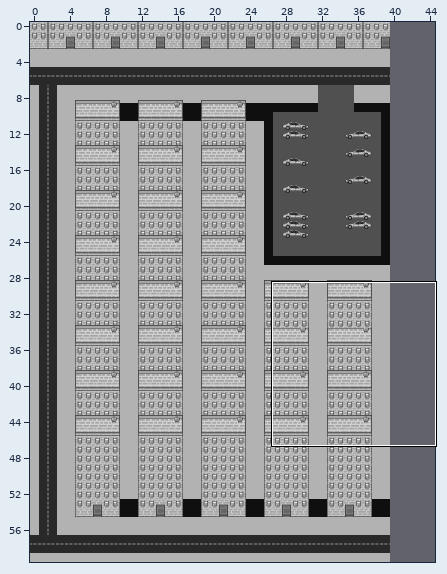
Tiled map (JSON), stored at assets/maps/map_city.json. Above: a wide view before the commit, with the close-up outlined.
Close-up. First the earlier version:
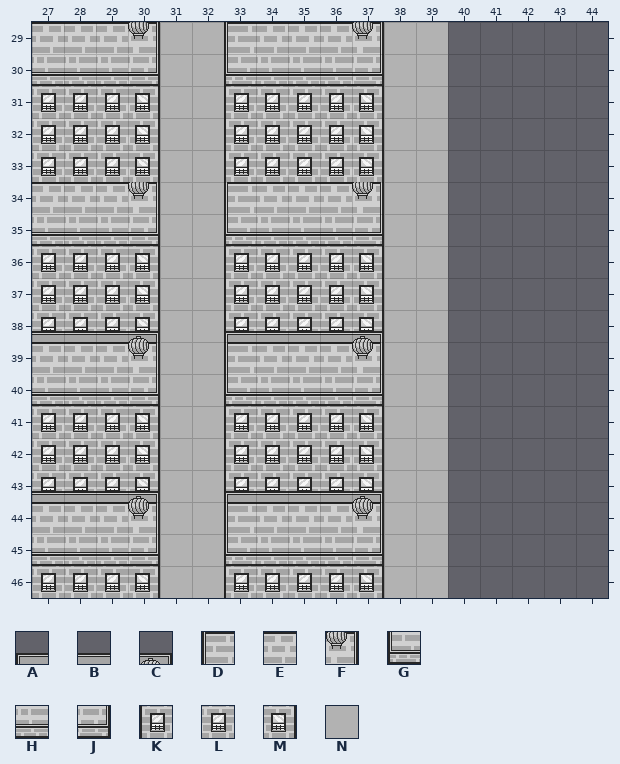
Cells are 32x32 px. Shown: x 27..44, y 29..46. The commit also changed other parts of the map, which this record leaves out. The old version is drawn lined up with the new one.
Key: from "map_city_tileset": A 1, B 2, C 3, D 5, E 6, F 7, G 9, H 10, J 11, K 16, L 18, M 19, N 34.
_ is an empty cell, # one hidden under a higher layer.
Layer "Below" before, first column x 27:
29 ####NN#####NN_____
30 ####NN#####NN_____
31 ####NN#####NN_____
32 ####NN#####NN_____
33 ####NN#####NN_____
34 ####NN#####NN_____
35 ####NN#####NN_____
36 ####NN#####NN_____
37 ####NN#####NN_____
38 ####NN#####NN_____
39 ####NN#####NN_____
40 ####NN#####NN_____
41 ####NN#####NN_____
42 ####NN#####NN_____
43 ####NN#####NN_____
44 ####NN#####NN_____
45 ####NN#####NN_____
46 ####NN#####NN_____
Layer "World" before, first column x 27:
29 EEEF__DEEEF_______
30 HHHJ__GHHHJ_______
31 LLLM__KLLLM_______
32 LLLM__KLLLM_______
33 LLLM__KLLLM_______
34 EEEF__DEEEF_______
35 HHHJ__GHHHJ_______
36 LLLM__KLLLM_______
37 LLLM__KLLLM_______
38 LLLM__KLLLM_______
39 EEEF__DEEEF_______
40 HHHJ__GHHHJ_______
41 LLLM__KLLLM_______
42 LLLM__KLLLM_______
43 LLLM__KLLLM_______
44 EEEF__DEEEF_______
45 HHHJ__GHHHJ_______
46 LLLM__KLLLM_______
Layer "Above" before, first column x 27:
29 __________________
30 __________________
31 __________________
32 __________________
33 __________________
34 __________________
35 __________________
36 __________________
37 __________________
38 BBBC__ABBBC_______
39 __________________
40 __________________
41 __________________
42 __________________
43 BBBC__ABBBC_______
44 __________________
45 __________________
46 __________________
And afterwards:
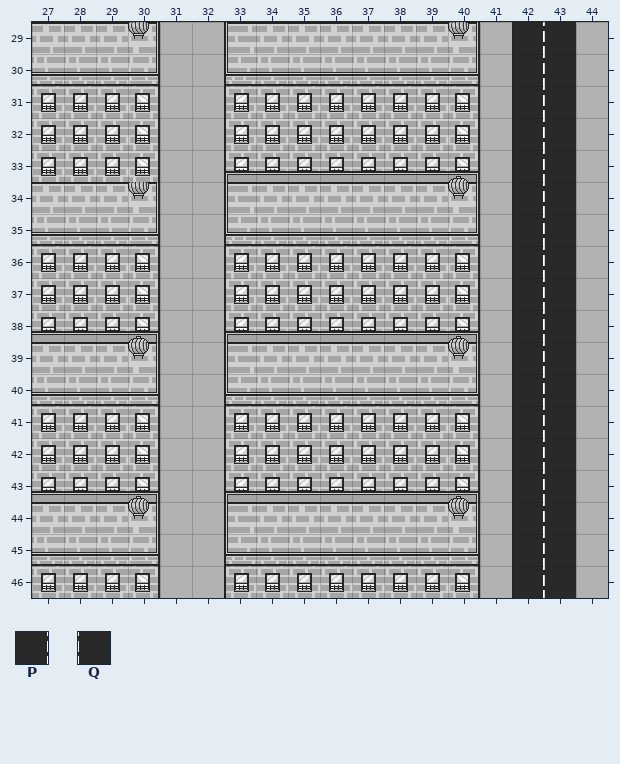
Further tiles: from "map_city_tileset": P 12, Q 13.
Difference:
map size 40x60 -> 45x60 cells
Layer "Below":
There is now tile N in rows 29 to 46 at x 41 and 44.
Layer "World":
The edit turns tile F into tile E in row 29 at x 37; in row 34 at x 37; in row 39 at x 37; in row 44 at x 37.
There is now tile E in row 29 at x 38 to 39; in row 34 at x 38 to 39; in row 39 at x 38 to 39; in row 44 at x 38 to 39.
There is now tile F in row 29 at x 40; in row 34 at x 40; in row 39 at x 40; in row 44 at x 40.
The edit turns tile J into tile H in row 30 at x 37; in row 35 at x 37; in row 40 at x 37; in row 45 at x 37.
There is now tile H in row 30 at x 38 to 39; in row 35 at x 38 to 39; in row 40 at x 38 to 39; in row 45 at x 38 to 39.
There is now tile J in row 30 at x 40; in row 35 at x 40; in row 40 at x 40; in row 45 at x 40.
The edit turns tile M into tile L in rows 31 to 33 at x 37; in rows 36 to 38 at x 37; in rows 41 to 43 at x 37; in row 46 at x 37.
There is now tile L in rows 31 to 33 at x 38 to 39; in rows 36 to 38 at x 38 to 39; in rows 41 to 43 at x 38 to 39; in row 46 at x 38 to 39.
There is now tile M in rows 31 to 33 at x 40; in rows 36 to 38 at x 40; in rows 41 to 43 at x 40; in row 46 at x 40.
There is now tile P in rows 29 to 46 at x 42.
There is now tile Q in rows 29 to 46 at x 43.
Layer "Above":
There is now tile A in row 33 at x 33.
The edit turns tile C into tile B in row 38 at x 37; in row 43 at x 37.
There is now tile B in row 33 at x 34 to 39; in row 38 at x 38 to 39; in row 43 at x 38 to 39.
There is now tile C in row 33 at x 40; in row 38 at x 40; in row 43 at x 40.
